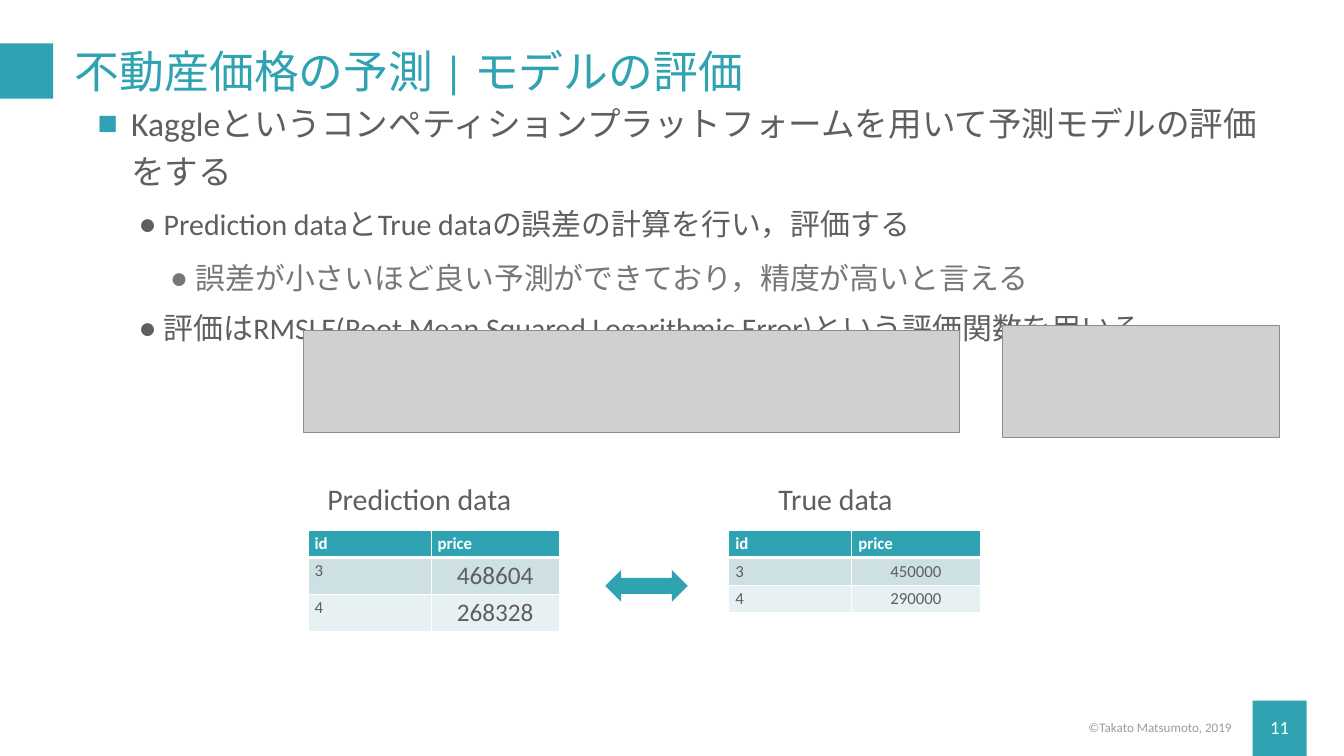
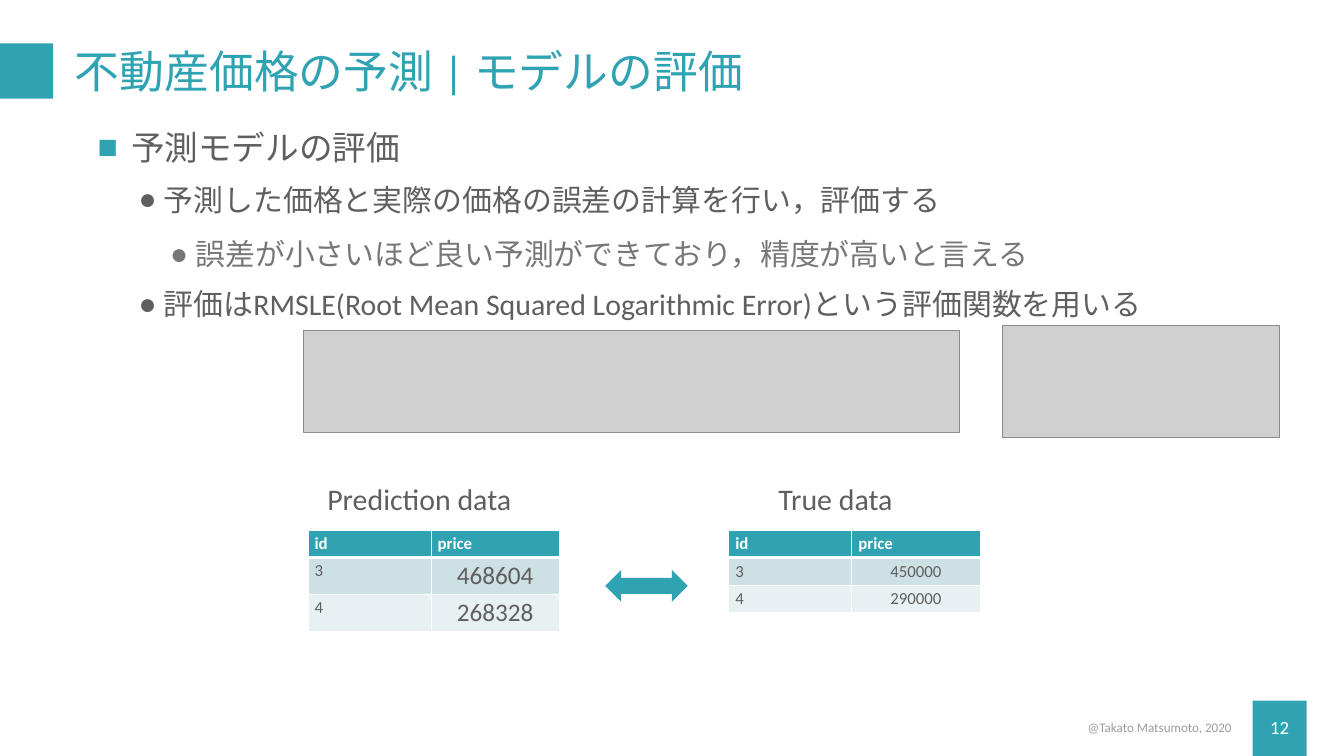
Before and after one commit to TakatoMatsumoto/data_policy_studies, a slide deck: slide 12 of chapter_1/pptx/2_practice.pptx (slide 11 before the commit). Drawn at 1344x756 pixels with LibreOffice and Linux fonts; fonts in the diff are those of the drawing; grey boxes stand for pictures. Boxes give left, top, right and bottom in pixels: in the first picture for what was removed or moved away, otherwise in the second. Text is boxed around its words. In the diff, an @@ line names an element or a change of style, - is before the commit and + after.

```diff
--- a/chapter_1/pptx/2_practice.pptx
+++ b/chapter_1/pptx/2_practice.pptx
@@ text at [131,131,941,214]: text changed; size 36 to 32 pt @@
-■ Kaggleというコンペティションプラットフォームを用いて予測モデルの評価をする
-  ● Prediction dataとTrue dataの誤差の計算を行い，評価する
+■ 予測モデルの評価
+  ● 予測した価格と実際の価格の誤差の計算を行い，評価する
@@ text at [1088,723,1231,734]: text changed @@
-©︎Takato Matsumoto, 2019
+@Takato Matsumoto, 2020
@@ page number at [1270,722,1289,734]: text changed @@
-11
+12
```
Also in this commit, not shown: 12 other slides changed, 1 slide added, 2 slides removed, 45 other files.
